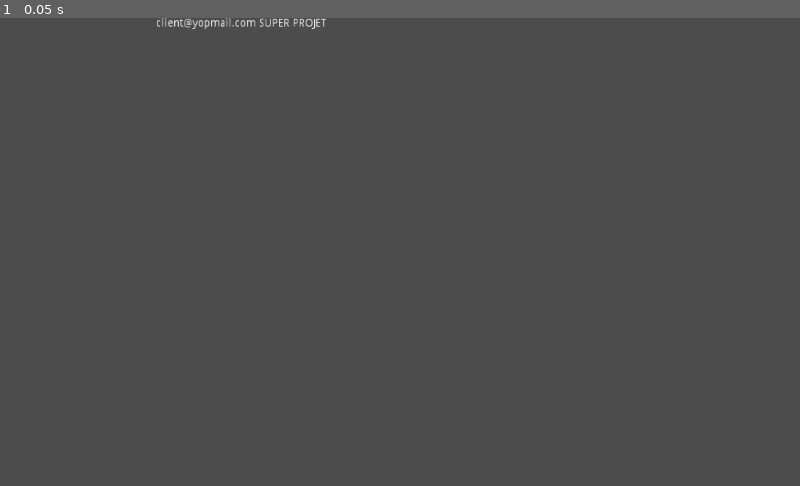
Above: before the commit, frame 1.
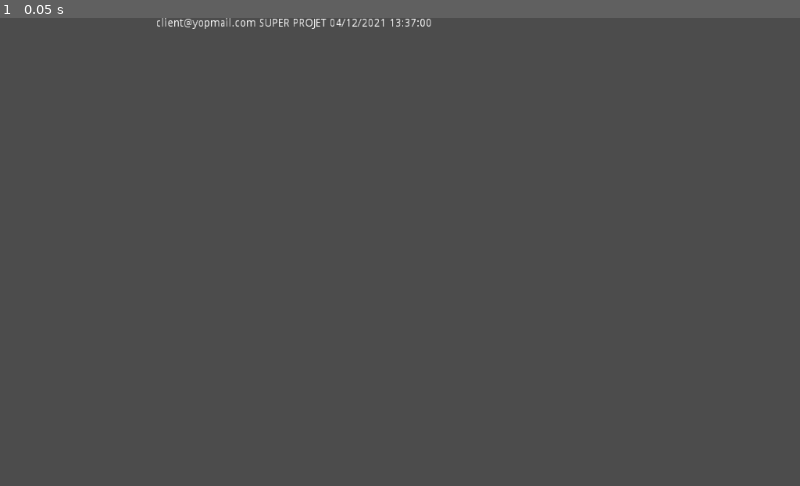
Above: after the commit, the same moment.

Repository: Daydreel/YesHuman
Game: Godot game, scene res://ClientMail.tscn
Two runs of this game, one before a commit and one after it. Both use one fixed random seed, a clock stepped at 60 frames per second and the inputs below.
Inputs:
- Up to frame 1 (0.05 s): no input

The runs differ from the first frame. In frame 1, 0.1% of the frame differs, in the area x 41-54%, y 0-2%.

Commit message:
La liste des emails prend toute la hauteur de l'ecran

Diff:
--- a/ClientMail.tscn
+++ b/ClientMail.tscn
@@ -29,29 +29,29 @@
 margin_right = 1028.0
 margin_bottom = 604.0
 
-[node name="listeEntetes" type="ScrollContainer" parent="Interface/clientMail/mails"]
+[node name="ListeMails" type="ScrollContainer" parent="Interface/clientMail/mails"]
 margin_right = 824.0
-margin_bottom = 250.0
+margin_bottom = 600.0
 rect_min_size = Vector2( 824, 250 )
 
-[node name="HBoxContainer" type="HBoxContainer" parent="Interface/clientMail/mails/listeEntetes"]
+[node name="HBoxContainer" type="HBoxContainer" parent="Interface/clientMail/mails/ListeMails"]
 margin_right = 824.0
 margin_bottom = 14.0
 rect_min_size = Vector2( 824, 0 )
 
-[node name="ExpediteurMail" type="Label" parent="Interface/clientMail/mails/listeEntetes/HBoxContainer"]
+[node name="ExpediteurMail" type="Label" parent="Interface/clientMail/mails/ListeMails/HBoxContainer"]
 margin_right = 131.0
 margin_bottom = 14.0
 text = "client@yopmail.com"
 
-[node name="ObjetMail" type="Label" parent="Interface/clientMail/mails/listeEntetes/HBoxContainer"]
+[node name="ObjetMail" type="Label" parent="Interface/clientMail/mails/ListeMails/HBoxContainer"]
 margin_left = 135.0
 margin_right = 223.0
 margin_bottom = 14.0
 text = "SUPER PROJET"
 
-[node name="contenuMail" type="HBoxContainer" parent="Interface/clientMail/mails"]
-margin_top = 254.0
-margin_right = 824.0
-margin_bottom = 604.0
-rect_min_size = Vector2( 824, 350 )
+[node name="DateMail" type="Label" parent="Interface/clientMail/mails/ListeMails/HBoxContainer"]
+margin_left = 227.0
+margin_right = 361.0
+margin_bottom = 14.0
+text = "04/12/2021 13:37:00"
